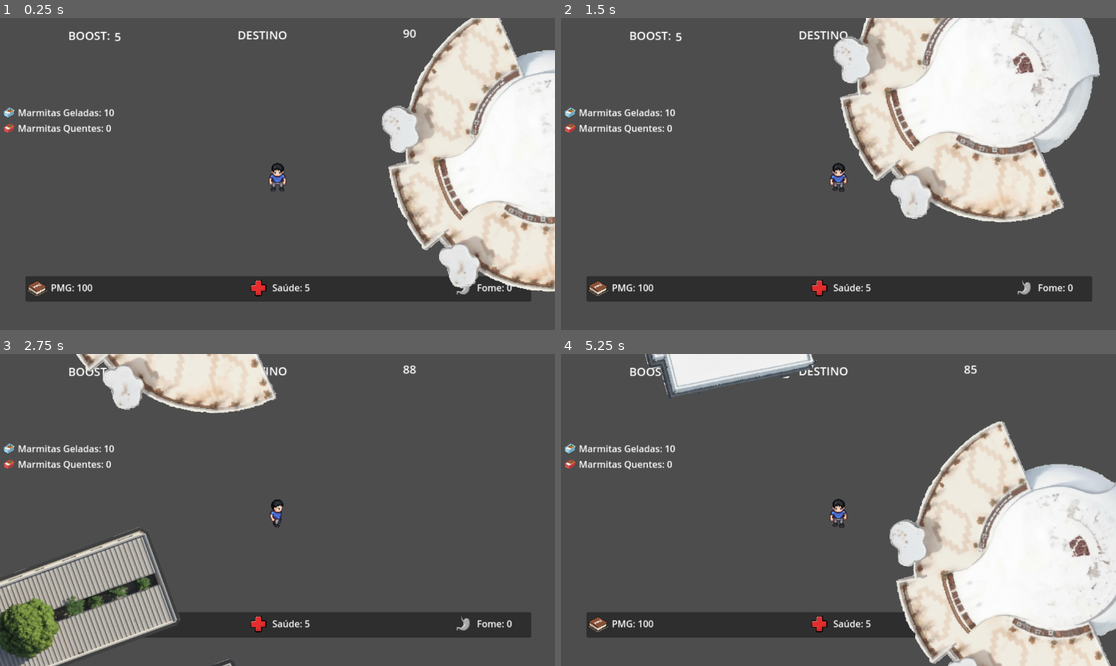
Above: before the commit, frames 1-4 (two rows, left to right).
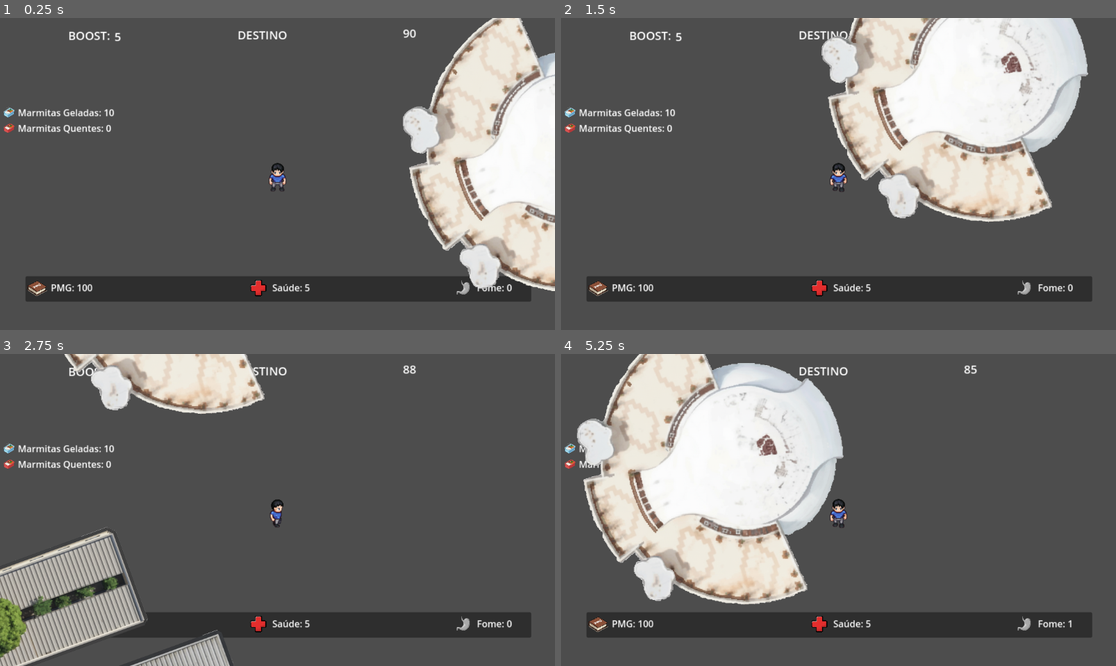
Above: after the commit, the same moments.

Repository: fdans104/CompGrafAv3
Game: Godot game, scene res://Cenas/main.tscn
Two runs of this game, one before a commit and one after it. Both use one fixed random seed, a clock stepped at 60 frames per second and the inputs below.
Inputs:
- Up to frame 1 (0.25 s): no input
- Up to frame 2 (1.5 s): tap Enter at 0.5 s; hold D (right) 0.53-1.28 s; hold Space (boost) 0.53-1.28 s; hold S (down) from 1.28 s (still down); tap Space (boost) at 1.35 s
- Up to frame 3 (2.75 s): release S (down) at 2.03 s; hold D (right) from 2.03 s (still down); hold Space (boost) from 2.03 s (still down)
- Up to frame 4 (5.25 s): release D (right) at 2.78 s; release Space (boost) at 2.78 s; hold W (up) 2.78-3.53 s; tap Space (boost) at 2.85, 4.35 s; hold Space (boost) 3.53-4.28 s; hold A (left) 3.53-5.03 s; hold S (down) from 5.03 s (still down); hold Space (boost) from 5.03 s (still down)

The runs differ from the first frame. In frame 1, 11% of the frame differs, in the area x 68-100%, y 0-88%; in frame 2, 11%; in frame 3, 13%; in frame 4, 54%, in the area x 2-100%, y 0-100%.

Commit message:
+ algumas coisas

Diff:
--- a/ProjetoComputacaoGrafica/Cenas/CC.tscn
+++ b/ProjetoComputacaoGrafica/Cenas/CC.tscn
@@ -23,11 +23,11 @@
 script = ExtResource("1_8os46")
 
 [node name="AnimatedSprite2D" type="AnimatedSprite2D" parent="."]
-position = Vector2(1013, 267)
+position = Vector2(-1, -2)
 scale = Vector2(0.5, 0.5)
 sprite_frames = SubResource("SpriteFrames_0kaf6")
 
 [node name="CollisionShape2D" type="CollisionShape2D" parent="."]
-position = Vector2(996, 299)
+position = Vector2(2, 1)
 scale = Vector2(0.5, 0.5)
 shape = SubResource("CapsuleShape2D_gfe4v")
--- a/ProjetoComputacaoGrafica/Cenas/biblioteca.tscn
+++ b/ProjetoComputacaoGrafica/Cenas/biblioteca.tscn
@@ -22,14 +22,14 @@
 script = ExtResource("1_ktwk3")
 
 [node name="AnimatedSprite2D" type="AnimatedSprite2D" parent="."]
-position = Vector2(521, 251)
+position = Vector2(0, 1.52588e-05)
 rotation = 0.523599
 scale = Vector2(0.5, 0.5)
 sprite_frames = SubResource("SpriteFrames_ly4nc")
 animation = &"idle"
 
 [node name="CollisionShape2D" type="CollisionShape2D" parent="."]
-position = Vector2(533.613, 268.338)
+position = Vector2(10.9999, 18)
 rotation = 1.32645
 scale = Vector2(0.5, 0.5)
 shape = SubResource("RectangleShape2D_5dsa1")
--- a/ProjetoComputacaoGrafica/Cenas/bloco_c.tscn
+++ b/ProjetoComputacaoGrafica/Cenas/bloco_c.tscn
@@ -22,14 +22,14 @@
 script = ExtResource("1_kv2fu")
 
 [node name="AnimatedSprite2D" type="AnimatedSprite2D" parent="."]
-position = Vector2(1275, 269)
+position = Vector2(-1, 3.99997)
 rotation = -0.349066
 scale = Vector2(0.5, 0.5)
 sprite_frames = SubResource("SpriteFrames_gyp1b")
 animation = &"idle"
 
 [node name="CollisionShape2D" type="CollisionShape2D" parent="."]
-position = Vector2(1278.5, 270)
+position = Vector2(3, -1)
 rotation = -0.349066
 scale = Vector2(0.5, 0.5)
 shape = SubResource("RectangleShape2D_lh4b2")
--- a/ProjetoComputacaoGrafica/Cenas/bloco_j.tscn
+++ b/ProjetoComputacaoGrafica/Cenas/bloco_j.tscn
@@ -21,14 +21,14 @@
 script = ExtResource("1_dfuel")
 
 [node name="AnimatedSprite2D" type="AnimatedSprite2D" parent="."]
-position = Vector2(184, 325)
+position = Vector2(-8, 5)
 rotation = -0.349066
 scale = Vector2(0.57, 0.57)
 sprite_frames = SubResource("SpriteFrames_jbg0b")
 animation = &"idle"
 
 [node name="CollisionShape2D" type="CollisionShape2D" parent="."]
-position = Vector2(186, 320.5)
+position = Vector2(0, 3)
 rotation = -0.349066
 scale = Vector2(0.57, 0.57)
 shape = SubResource("RectangleShape2D_ymbxj")
--- a/ProjetoComputacaoGrafica/Cenas/main.tscn
+++ b/ProjetoComputacaoGrafica/Cenas/main.tscn
@@ -18,16 +18,16 @@
 position = Vector2(-117, 790)
 
 [node name="CC" parent="." instance=ExtResource("2_qy7bc")]
-position = Vector2(-11, 6)
+position = Vector2(1039, 276)
 
 [node name="Bloco C" parent="." instance=ExtResource("4_wmhvo")]
-position = Vector2(-1525, 22)
+position = Vector2(-800.5, 909.7)
 
 [node name="Bloco I" parent="." instance=ExtResource("5_ph1ny")]
 position = Vector2(647, 914)
 
 [node name="Bloco J" parent="." instance=ExtResource("6_hsm80")]
-position = Vector2(610, 827)
+position = Vector2(837, 1097)
 
 [node name="Biblioteca" parent="." instance=ExtResource("7_dj7rn")]
-position = Vector2(-69, -446)
+position = Vector2(369.711, -764.384)
Not shown: 1 places in ProjetoComputacaoGrafica/Cenas/biblioteca.tscn that only renumber resources
Not shown: 1 places in ProjetoComputacaoGrafica/Cenas/main.tscn that only renumber resources
